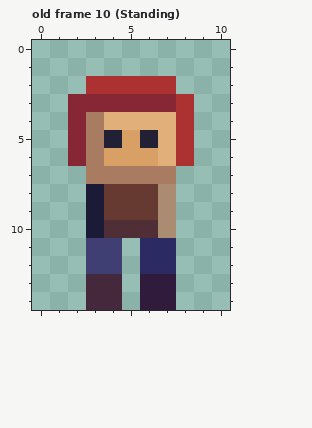
Two versions of one pixel-art file, assets/sprites/character.aseprite. Above, as it was before the edit.
11x15 pixels, 21 frames. Shown: old frame 10 (Standing). The commit also changed other frames, which this record leaves out.
New version:
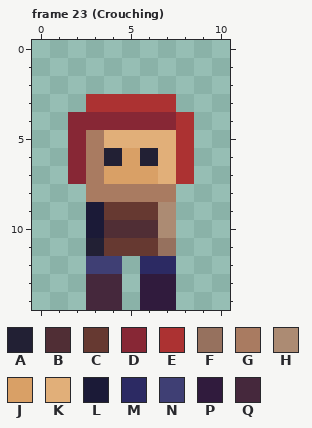
Palette (. is transparent): A #222034  B #502e35  C #663931  D #872735  E #ac3232  F #96715e  G #a97b61  H #ac8b73  J #d9a066  K #e1af79  L #1b1a37  M #2c2a63  N #3f3f74  P #301b3d  Q #45283c
A new or re-ordered frame is compared with the old frame closest to it.
Message: Add crouching for player
Diff:
frames 21 -> 23
Frame 23 (Crouching) is new; against old frame 10 (Standing), layers "Legs", "Head", "Body":
Colour A replaces colour J in row 6 at x 4 and 6.
Colour A replaces colour N in row 11 at x 3.
Colour C is added in row 11 at x 5.
Colour C replaces colour M in row 11 at x 6.
Colour C replaces colour N in row 11 at x 4.
Colour D is added in row 7 at x 2.
Colour D replaces colour G in row 4 at x 3.
Colour D replaces colour K in row 4 at x 4 to 7.
Colour E is added in row 7 at x 8.
Colour E replaces colour D in row 3 at x 3 to 7.
Colour F replaces colour M in row 11 at x 7.
Colour G replaces colour C in row 8 at x 4 to 6.
Colour G replaces colour H in row 8 at x 7.
Colour G replaces colour L in row 8 at x 3.
Colour J replaces colour G in row 7 at x 4 to 6.
Colour K replaces colour A in row 5 at x 4 and 6.
Colour K replaces colour G in row 7 at x 7.
Colour K replaces colour J in row 5 at x 5.
Colour D is removed in row 3 at x 2.
Colour E is removed in row 2 at x 3 to 7; in row 3 at x 8.
Where, in picture pixels (left, top, right, bottom), the same in both pictures:
changed: (68, 76, 194, 256)
